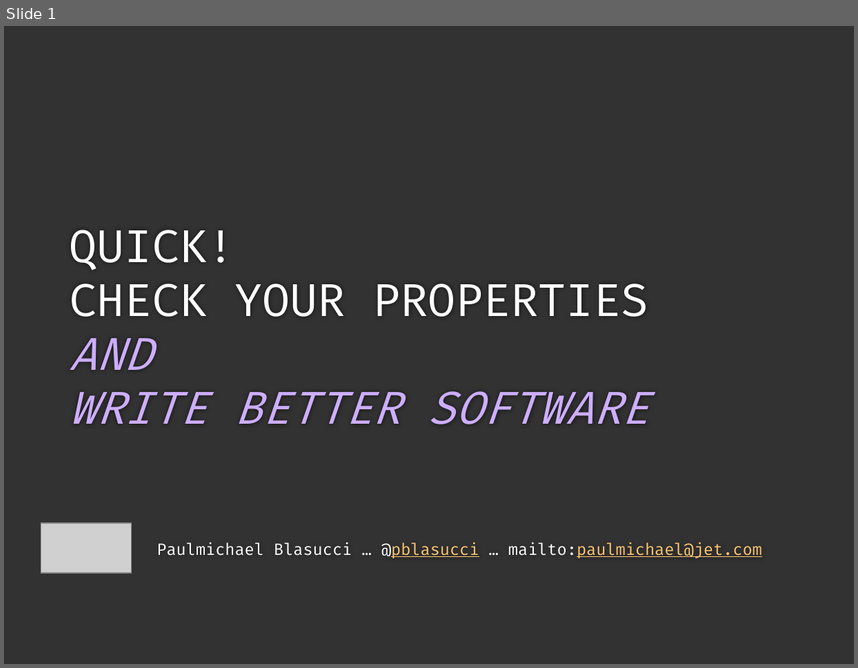
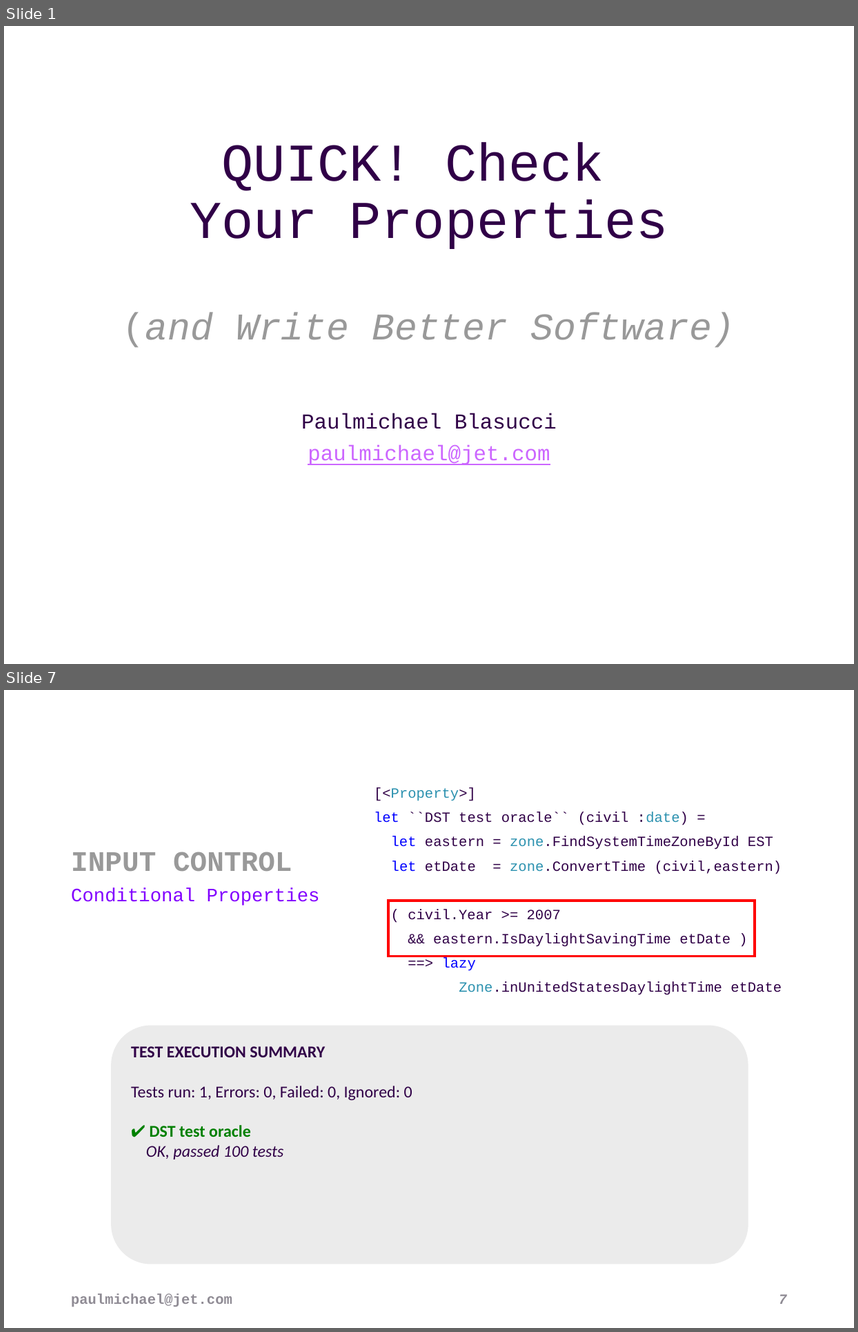
Before and after one commit to pblasucci/quickpbt, a slide deck: quickpbt.pptx. Shown one above the other, each under a label of ours: slide 1 before the commit, slides 1 and 7 after it; the slides between them are not shown. The pictures are 858x668 and 858x1332 pixels, drawn with LibreOffice and Linux fonts; fonts in the diff are those of the drawing; grey boxes stand for pictures; background and template pictures are left out. Boxes give left, top, right and bottom in pixels: in the first picture for what was removed or moved away, otherwise in the second. Text is boxed around its words. In the diff, an @@ line names an element or a change of style, - is before the commit and + after.

```diff
--- a/quickpbt.pptx
+++ b/quickpbt.pptx
@@ slide 7 added at <box>4,690,854,1328</box>, background #FFFFFF @@
@@ text added at <box>374,788,782,995</box>, 12 pt, text #300047 @@
+[<Property>]
+let ``DST test oracle`` (civil :date) =
+let eastern = zone.FindSystemTimeZoneById EST
+let etDate = zone.ConvertTime (civil,eastern)
+( civil.Year >= 2007
+&& eastern.IsDaylightSavingTime etDate )
+==> lazy
+Zone.inUnitedStatesDaylightTime etDate
@@ title added at <box>71,851,292,871</box>, 24 pt, text #999999, bold @@
+INPUT CONTROL
@@ text added at <box>71,888,320,905</box>, 16 pt, text #8200FF @@
+Conditional Properties
@@ rectangle added at <box>388,900,755,956</box>, outline #FF0000 2.25 pt @@
@@ rounded rectangle added at <box>111,1025,749,1264</box>, fill #EBEBEB, 14 pt, text #300047 @@
+TEST EXECUTION SUMMARY
+Tests run: 1, Errors: 0, Failed: 0, Ignored: 0
+✔ DST test oracle
+OK, passed 100 tests
@@ text added at <box>71,1293,232,1306</box>, 12 pt, text #8F8C95, bold @@
+paulmichael@jet.com
@@ page number added at <box>779,1294,787,1303</box>, 12 pt, text #8F8C95, bold, italic @@
+7
@@ slide 1 changed as well @@
@@ background #323232 to #FFFFFF @@
@@ title at <box>123,142,735,347</box>: text changed; size 38 to 45 pt; font Fira Code to Courier New; text colour #CDAEFF to #300047 @@
-QUICK!
-CHECK YOUR PROPERTIES
-AND
-WRITE BETTER SOFTWARE
+QUICK! Check
+Your Properties
+(and Write Better Software)
@@ subtitle "Paulmichael Blasucci" at <box>301,413,557,465</box>: vertical alignment top to middle @@
@@ subtitle at <box>301,413,557,465</box>: text changed; size 13.5 to 18 pt; font Fira Code to Courier New; text colour #FFFFFF to #300047 @@
-Paulmichael Blasucci … @pblasucci … mailto:paulmichael@jet.com
+Paulmichael Blasucci
+paulmichael@jet.com
@@ picture removed at <box>41,522,131,572</box> @@
```
Also in this commit, not shown: 2 other slides changed, 19 other slides added, 21 other files.
